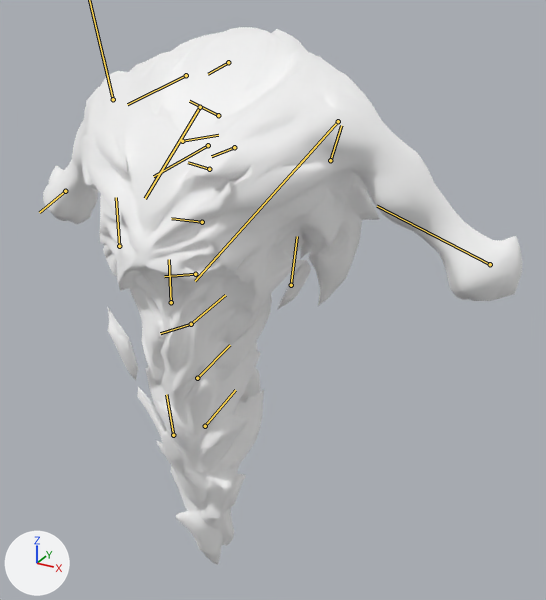
An edit to the glTF model assets/heroes/nevermore/models/hero.glb, drawn before and after from the same camera.
Both versions are drawn from a camera (50 mm lens) standing at (2.89, -4.22, 4.74) and looking at (0.06, 0.93, 2.16). Arrows for +X, +Y and +Z are at lower left; the lights stay in place. The first picture is the older version. The bones that change, and the others that lie on the model, are drawn over the model as lines.

Objects in the first picture: 'shadow_fiend.001', 'shadow_fiend.002'.
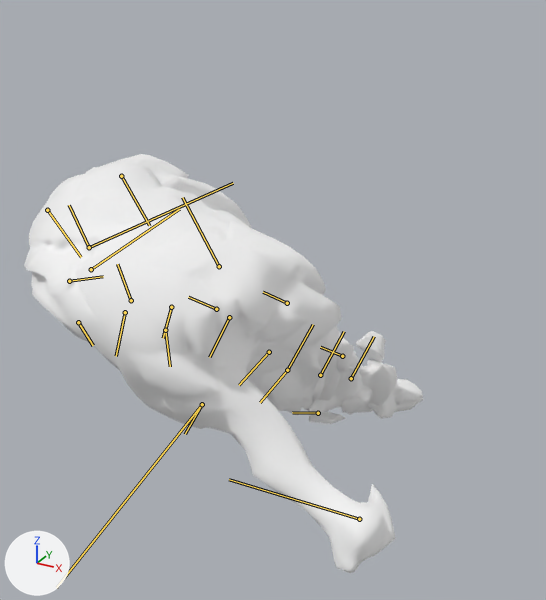
The newer file adds an action. The first version stands in its rest pose; the second is drawn at frame 45 of the action 'loadout_spawn_desolation'.

Changed parts and their boxes (x1, y1, x2, y2) in the pictures (546 x 600 px):
'shadow_fiend.001', posed (16% narrower, 22% shorter): before (43, 27, 522, 564); after (24, 154, 424, 573)
'shadow_fiend.002', posed: before (103, 246, 311, 477); after (308, 331, 386, 424)
bone 'Root0_JNT', root to tip: before (191, 324) to (160, 333); after (287, 370) to (260, 402)
bone 'Spine0_JNT', root to tip: before (195, 274) to (164, 276); after (269, 352) to (239, 385)
bone 'Spine1_JNT', root to tip: before (202, 222) to (171, 218); after (229, 317) to (209, 357)
bone 'Spine2_JNT', root to tip: before (209, 169) to (188, 162); after (171, 307) to (163, 338)
bone 'LeftArm0_JNT', root to tip: before (234, 147) to (211, 156); after (165, 330) to (170, 366)
bone 'LeftArm1_JNT', root to tip: before (338, 121) to (195, 281); after (202, 404) to (56, 587)
bone 'LeftArm2_JNT', root to tip: before (490, 264) to (377, 206); after (359, 519) to (229, 479)
bone 'LeftDeltoid0_JNT', root to tip: before (338, 121) to (298, 166); after (202, 404) to (185, 434)
bone 'Spine3_JNT', root to tip: before (218, 115) to (189, 101); after (125, 312) to (116, 356)
bone 'RightArm0_JNT', root to tip: before (182, 141) to (218, 135); after (131, 300) to (117, 264)
bone 'RightArm2_JNT', root to tip: before (65, 191) to (39, 212); after (69, 281) to (103, 276)
bone 'RightScap0_JNT', root to tip: before (186, 75) to (127, 104); after (47, 210) to (81, 257)
bone 'RightDeltoid0_JNT', root to tip: before (113, 99) to (103, 56); after (89, 247) to (69, 205)

The edits, one by one:
Bone 'Root0_JNT' (bone_root0_jnt) moves from (0.0, 0.0, 0.0) to (-0.61, -1.3, 0.19).
Bone 'Root0_JNT' (bone_root0_jnt) turns from (0, 0, 0) to (-25, 9, 57) degrees about its own x, y and z.
Bone 'Spine0_JNT' (bone_spine0_jnt) moves from (0.0, 0.0, 0.0) to (0.0, -0.03, 0.0).
Bone 'Spine0_JNT' (bone_spine0_jnt) turns from (0, 0, 0) to (-1, 5, 2) degrees about its own x, y and z.
Bone 'Spine1_JNT' (bone_spine1_jnt) moves from (0.0, 0.0, 0.0) to (0.23, 0.01, 0.0).
Bone 'Spine1_JNT' (bone_spine1_jnt) turns from (0, 0, 0) to (-3, -2, 26) degrees about its own x, y and z.
Bone 'Spine2_JNT' (bone_spine2_jnt) moves from (0.0, 0.0, 0.0) to (0.2, 0.01, 0.0).
Bone 'Spine2_JNT' (bone_spine2_jnt) turns from (0, 0, 0) to (-2, -5, 15) degrees about its own x, y and z.
Bone 'LeftArm0_JNT' (bone_leftarm0_jnt) moves from (0.0, 0.0, 0.0) to (-0.02, -0.02, 0.0).
Bone 'LeftArm0_JNT' (bone_leftarm0_jnt) turns from (0, 0, 0) to (0, -5, 11) degrees about its own x, y and z.
Bone 'LeftArm1_JNT' (bone_leftarm1_jnt) turns from (0, 0, 0) to (-164, 38, -12) degrees about its own x, y and z.
Bone 'LeftArm2_JNT' (bone_leftarm2_jnt) moves from (0.0, 0.0, 0.0) to (-0.04, 0.17, 0.0).
Bone 'LeftArm2_JNT' (bone_leftarm2_jnt) turns from (0, 0, 0) to (0, 0, -6) degrees about its own x, y and z.
Bone 'LeftDeltoid0_JNT' (bone_leftdeltoid0_jnt) turns from (0, 0, 0) to (-79, 38, -12) degrees about its own x, y and z.
Bone 'Spine3_JNT' (bone_spine3_jnt) moves from (0.0, 0.0, 0.0) to (0.02, 0.0, 0.0).
Bone 'Spine3_JNT' (bone_spine3_jnt) turns from (0, 0, 0) to (1, -6, 3) degrees about its own x, y and z.
Bone 'RightArm0_JNT' (bone_rightarm0_jnt) moves from (0.0, 0.0, 0.0) to (-0.03, 0.02, 0.02).
Bone 'RightArm0_JNT' (bone_rightarm0_jnt) turns from (0, 0, 0) to (10, -20, 8) degrees about its own x, y and z.
Bone 'RightArm1_JNT' (bone_rightarm1_jnt) turns from (0, 0, 0) to (-21, 111, 103) degrees about its own x, y and z.
Bone 'RightArm2_JNT' (bone_rightarm2_jnt) moves from (0.0, 0.0, 0.0) to (0.05, -0.2, 0.0).
Bone 'RightArm2_JNT' (bone_rightarm2_jnt) turns from (0, 0, 0) to (0, 0, -19) degrees about its own x, y and z.
Bone 'RightScap0_JNT' (bone_rightscap0_jnt) turns from (0, 0, 0) to (1, -8, -10) degrees about its own x, y and z.
Bone 'RightDeltoid0_JNT' (bone_rightdeltoid0_jnt) turns from (0, 0, 0) to (-115, 69, -77) degrees about its own x, y and z.
